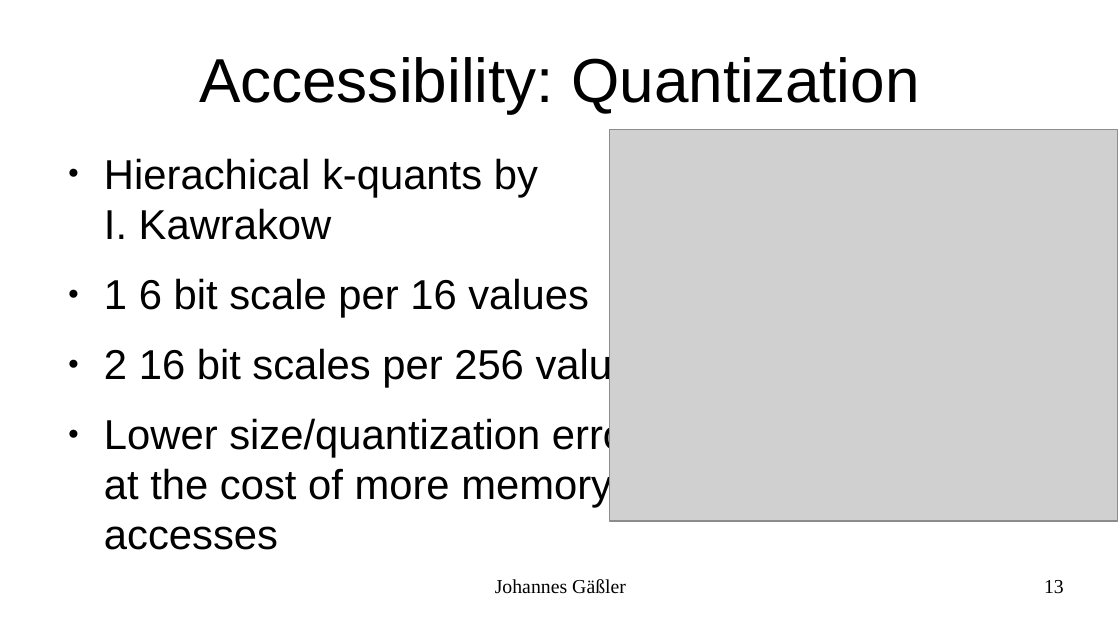
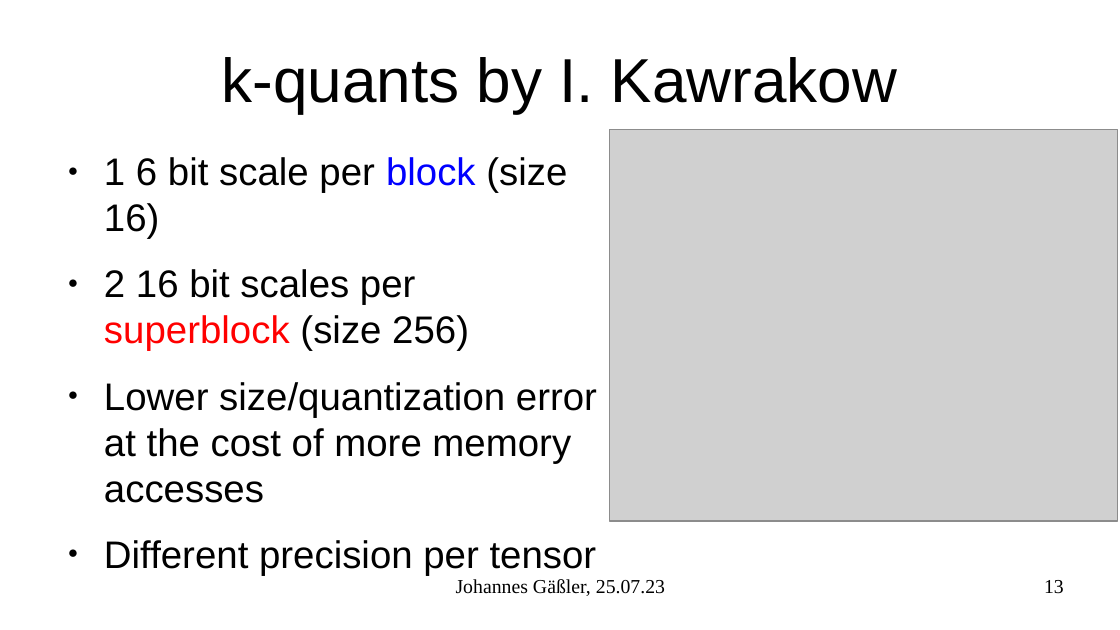
Before and after one commit to JohannesGaessler/presentations, a slide deck: slide 13 of 2023_07_25_llama.cpp_GPU_Acceleration/karlsruhe.ai.odp. Drawn at 1120x630 pixels with LibreOffice and Linux fonts; fonts in the diff are those of the drawing; grey boxes stand for pictures. Boxes give left, top, right and bottom in pixels: in the first picture for what was removed or moved away, otherwise in the second. Text is boxed around its words. In the diff, an @@ line names an element or a change of style, - is before the commit and + after.

Commit message:
updated karlsruhe.ai presentation

```diff
--- a/2023_07_25_llama.cpp_GPU_Acceleration/karlsruhe.ai.odp
+++ b/2023_07_25_llama.cpp_GPU_Acceleration/karlsruhe.ai.odp
@@ title at (221,57,897,113): text changed @@
-Accessibility: Quantization
+k-quants by I. Kawrakow
@@ text at (104,157,567,351): text changed; size 29.6 to 27.2 pt @@
-● Hierachical k-quants by
-  I. Kawrakow
-● 1 6 bit scale per 16 values
-● 2 16 bit scales per 256 values
+● 1 6 bit scale per block (size 16)
+● 2 16 bit scales per superblock (size 256)
@@ text at (104,382,597,503): size 29.6 to 27.2 pt in "Lower size/quantization error at the cost of ..." @@
@@ text at (104,540,597,576): paragraph added @@
+● Different precision per tensor
@@ text at (456,579,665,596): text changed @@
-Johannes Gäßler
+Johannes Gäßler, 25.07.23
```
Also in this commit, not shown: 15 other slides changed, 4 slides added, 3 other files.
